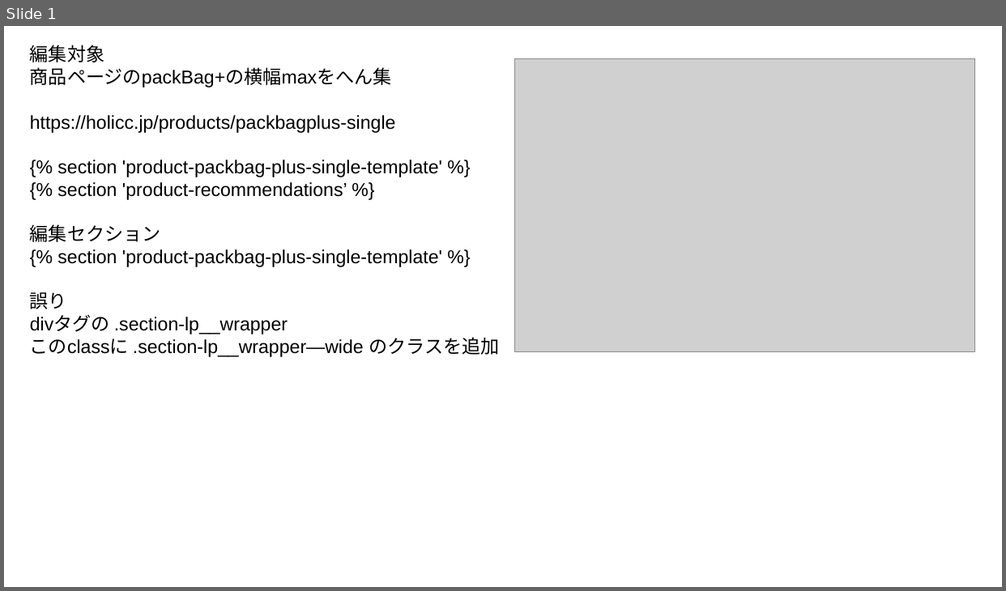
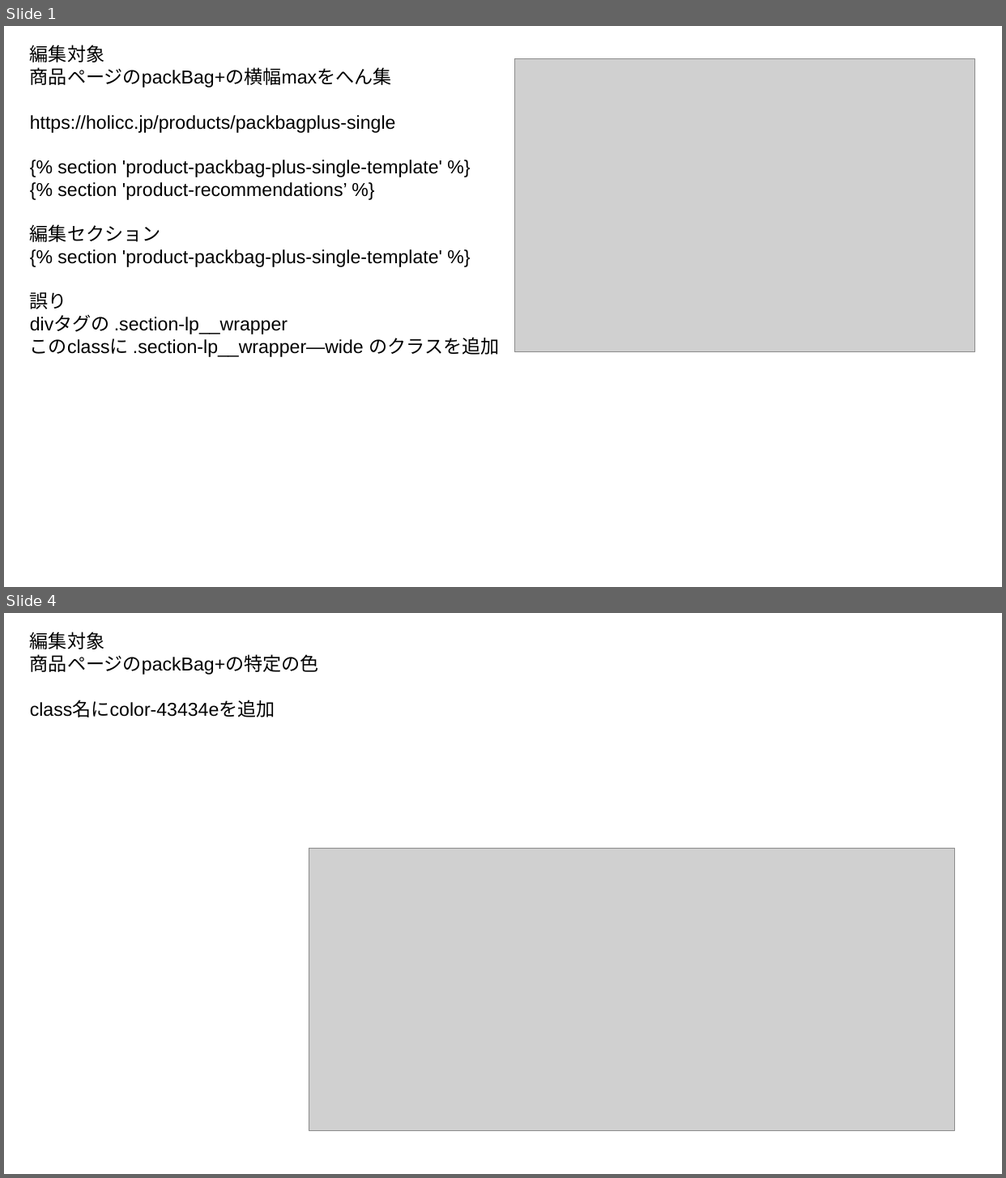
Before and after one commit to KOSUKE-SHIGEI/HOLICC-SHOP2, a slide deck: 作業メモ.pptx. Shown one above the other, each under a label of ours: slide 1 before the commit, slides 1 and 4 after it; the slides between them are not shown. The pictures are 1006x591 and 1006x1178 pixels, drawn with LibreOffice and Linux fonts; fonts in the diff are those of the drawing; grey boxes stand for pictures. Boxes give left, top, right and bottom in pixels: in the first picture for what was removed or moved away, otherwise in the second. Text is boxed around its words. In the diff, an @@ line names an element or a change of style, - is before the commit and + after.

```diff
--- a/作業メモ.pptx
+++ b/作業メモ.pptx
@@ slide 4 added at <box>4,613,1002,1174</box>, background #FFFFFF @@
@@ text added at <box>30,632,319,717</box>, 18 pt, text #000000 @@
+編集対象
+商品ページのpackBag+の特定の色
+class名にcolor-43434eを追加
@@ picture added at <box>309,848,955,1131</box> @@
```
Also in this commit, not shown: 3 other slides added, 4 other files.
